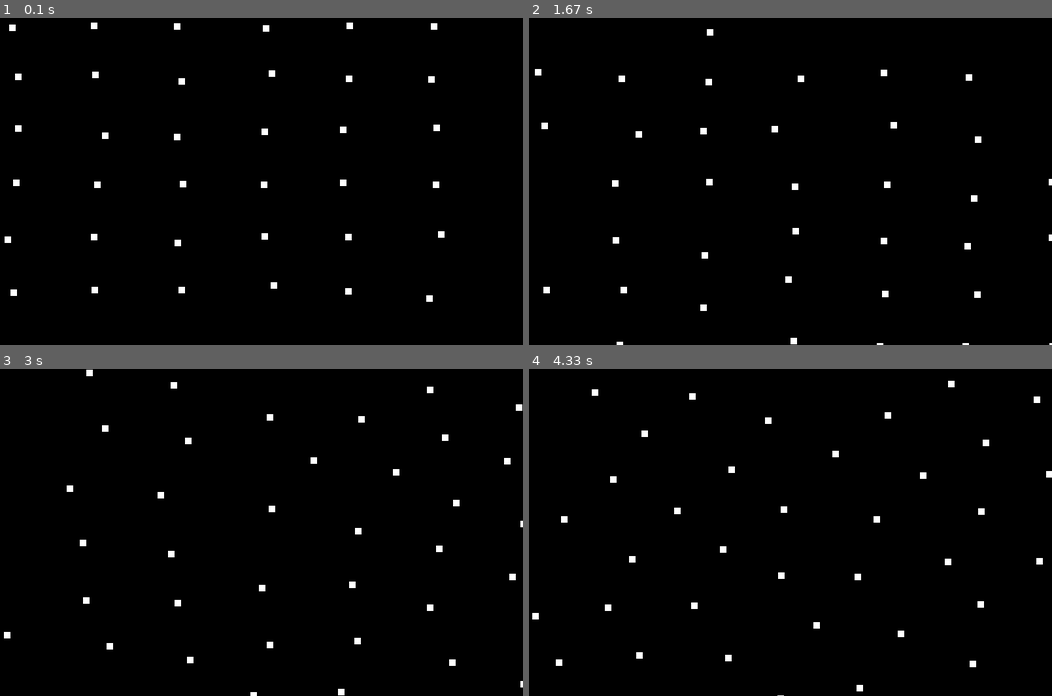
Above: before the commit, frames 1-4 (two rows, left to right).
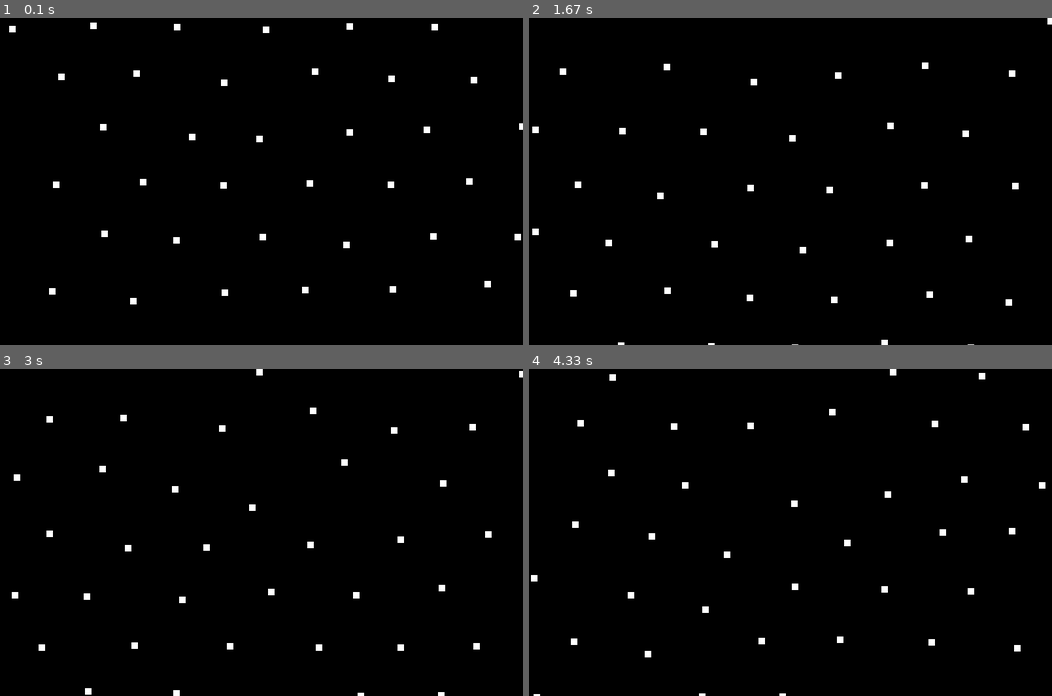
Above: after the commit, the same moments.

Repository: john9francis/molecular-dynamics
Game: pygame game, started from pygame_main.py
Two runs of this game, one before a commit and one after it. Both use one fixed random seed, a clock stepped at 60 frames per second and the inputs below.
Inputs:
- Up to frame 1 (0.1 s): no input
- Up to frame 2 (1.67 s): no input
- Up to frame 3 (3 s): no input
- Up to frame 4 (4.33 s): no input

The runs differ from the first frame. In frame 1, 1.5% of the frame differs, in the area x 0-100%, y 1-88%; in frame 2, 1.5%; in frame 3, 1.7%; in frame 4, 1.7%, in the area x 0-100%, y 0-100%.

Commit message:
updated the particle world

Diff:
--- a/particle_world.py
+++ b/particle_world.py
@@ -6,7 +6,7 @@
   Creates a world with periodic boundary conditions
   '''
 
-  def __init__(self, n_particles=25, random_displacement=.1, padding=0.1) -> None:
+  def __init__(self, n_particles=25, random_displacement=.25, padding=0.1) -> None:
     self.n_particles = int(n_particles ** .5) ** 2
 
     # width and height will be defined in self.create_lattice
@@ -52,8 +52,8 @@
     a1 = 1.07457 * np.array([1, 0])
     a2 = 1.07457 * np.array([.5, .8660254])
 
-    a1 = np.array([1, 0])
-    a2 = np.array([0, 1])
+    # a1 = np.array([1, 0])
+    # a2 = np.array([0, 1])
 
     new_lattice = np.array([])
 
@@ -86,7 +86,7 @@
       random_lattice = np.copy(not_random_lattice)
 
     for i in range(len(random_lattice)):
-      r = np.random.normal(0, random_displacement)
+      r = np.random.normal(0, random_displacement / 2)
       theta = np.random.uniform(0, 2 * np.pi)
       x = r * np.cos(theta)
       y = r * np.sin(theta)
